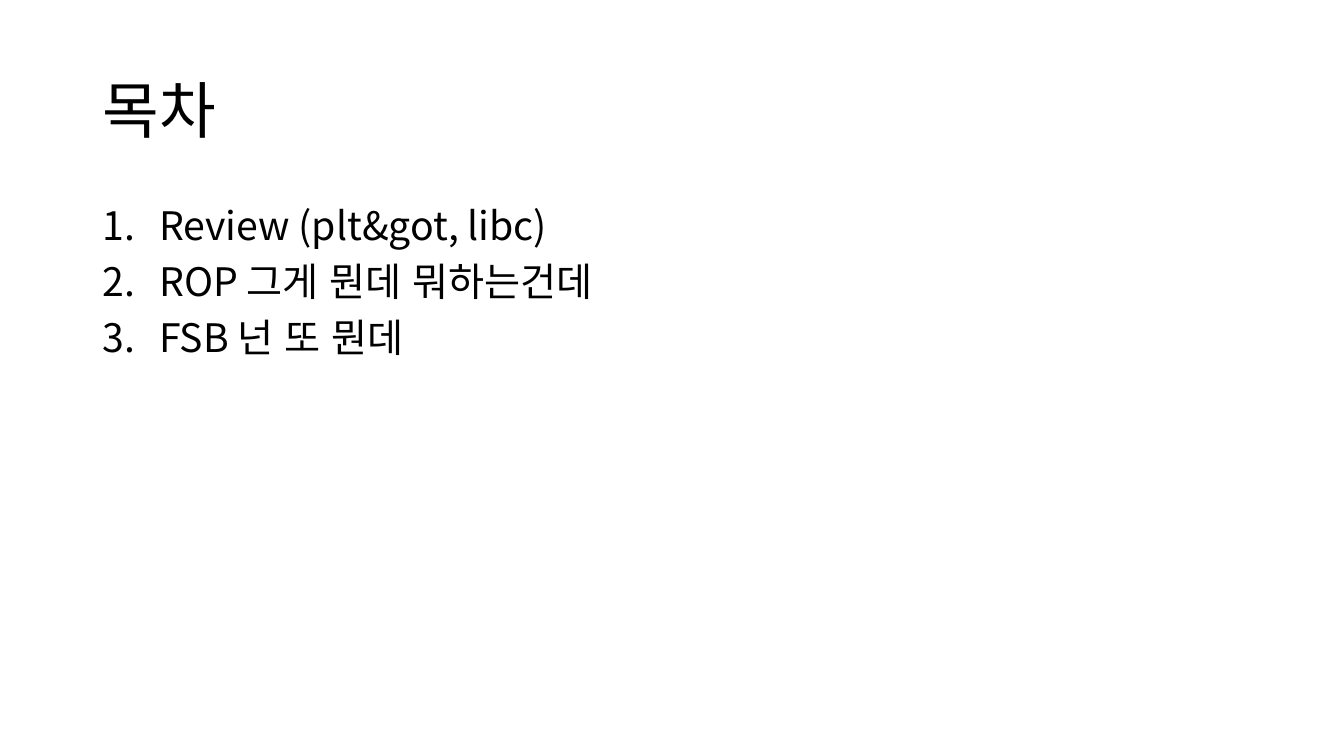
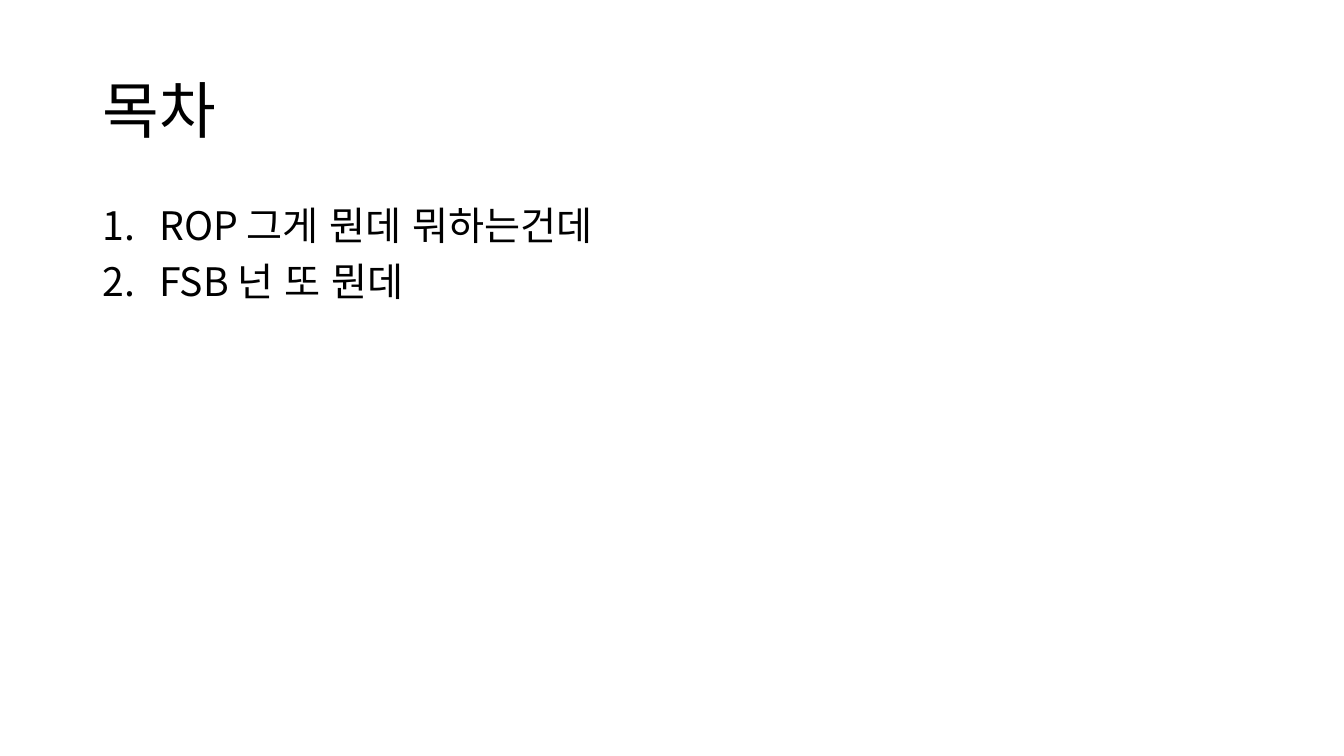
Before and after one commit to more-kohii/Cykor_seminar, a slide deck: slide 2 of ROP_FSB.pptx. Drawn at 1344x756 pixels with LibreOffice and Linux fonts; fonts in the diff are those of the drawing. Boxes give left, top, right and bottom in pixels: in the first picture for what was removed or moved away, otherwise in the second. Text is boxed around its words. In the diff, an @@ line names an element or a change of style, - is before the commit and + after.

```diff
--- a/ROP_FSB.pptx
+++ b/ROP_FSB.pptx
@@ text at <box>159,208,547,250</box>: paragraph removed @@
-1. Review (plt&got, libc)
```
Also in this commit, not shown: 1 other slide changed, 22 slides added, 2 slides removed.
